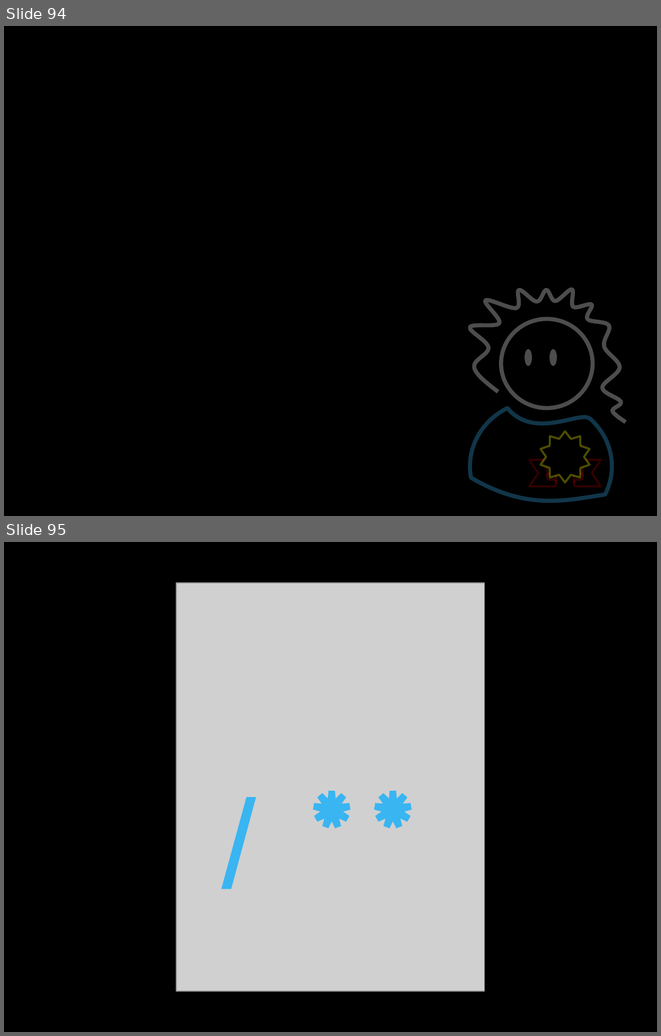
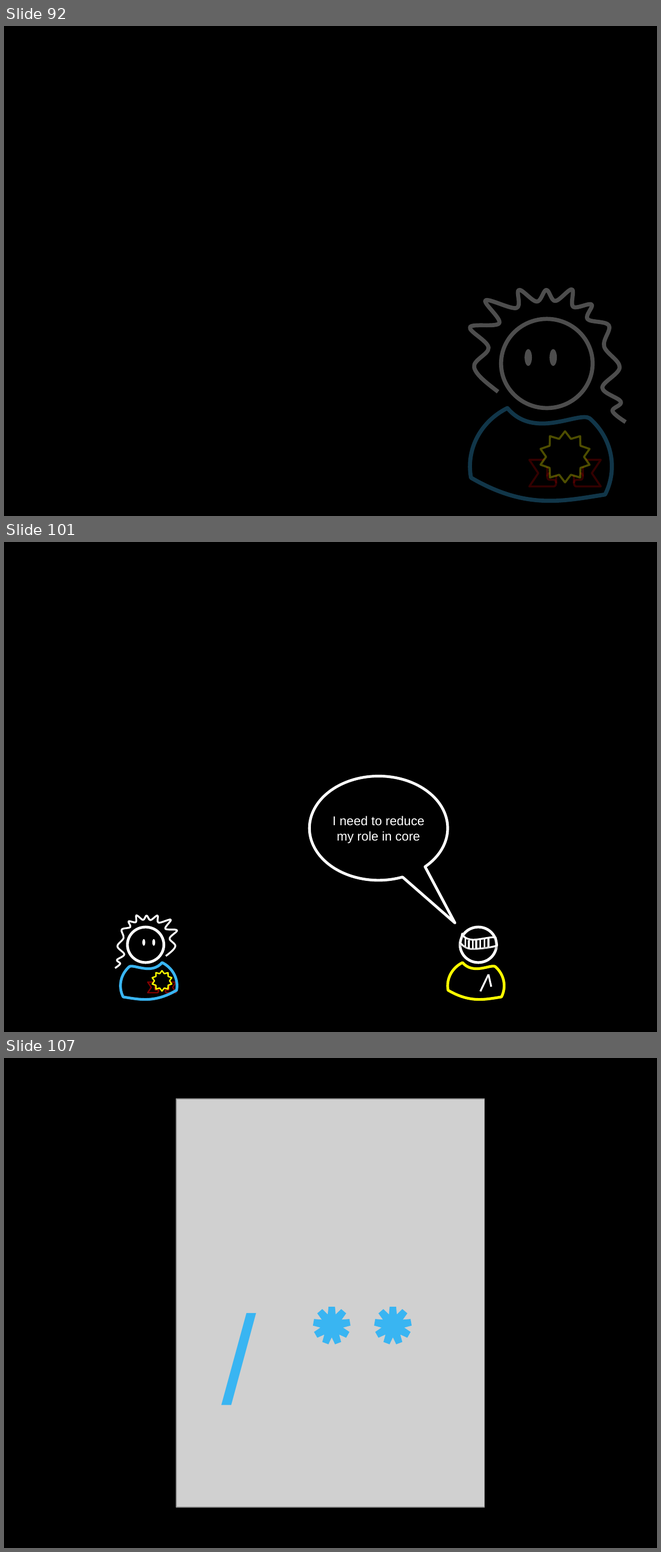
Before and after one commit to socketwench/exampleModuleAintCore, a slide deck: src/exampleModuleAintCore.pptx. Shown one above the other, each under a label of ours: slides 94 and 95 before the commit, slides 92, 101 and 107 after it; the slides between them are not shown. The pictures are 661x1036 and 661x1552 pixels, drawn with LibreOffice and Linux fonts; fonts in the diff are those of the drawing; grey boxes stand for pictures. Boxes give left, top, right and bottom in pixels: in the first picture for what was removed or moved away, otherwise in the second. Text is boxed around its words. In the diff, an @@ line names an element or a change of style, - is before the commit and + after.

```diff
--- a/src/exampleModuleAintCore.pptx
+++ b/src/exampleModuleAintCore.pptx
@@ slide 101 added at <box>4,542,657,1032</box>, background #000000 @@
@@ speech bubble added at <box>310,776,448,880</box>, outline #FFFFFF 3 pt, 14 pt, text #FFFFFF @@
+I need to reduce my role in core
@@ group added at <box>115,915,177,1000</box>: 2 freeform shapes, 2 ellipses @@
@@ ellipse added at <box>127,927,164,962</box>, outline #FFFFFF 3 pt @@
@@ group added at <box>448,927,504,1000</box>: 9 lines, 2 freeform shapes, 1 ellipse @@
@@ star added at <box>152,970,172,990</box>, fill #000000, outline #FFFF00 1.5 pt @@
@@ ribbon added at <box>148,976,176,992</box>, outline #800000 1.5 pt @@
@@ what was slide 94 is now slide 92 @@
@@ what was slide 95 is now slide 107 @@
```
Also in this commit, not shown: 13 other slides added, 2 slides removed, 13 other files.
